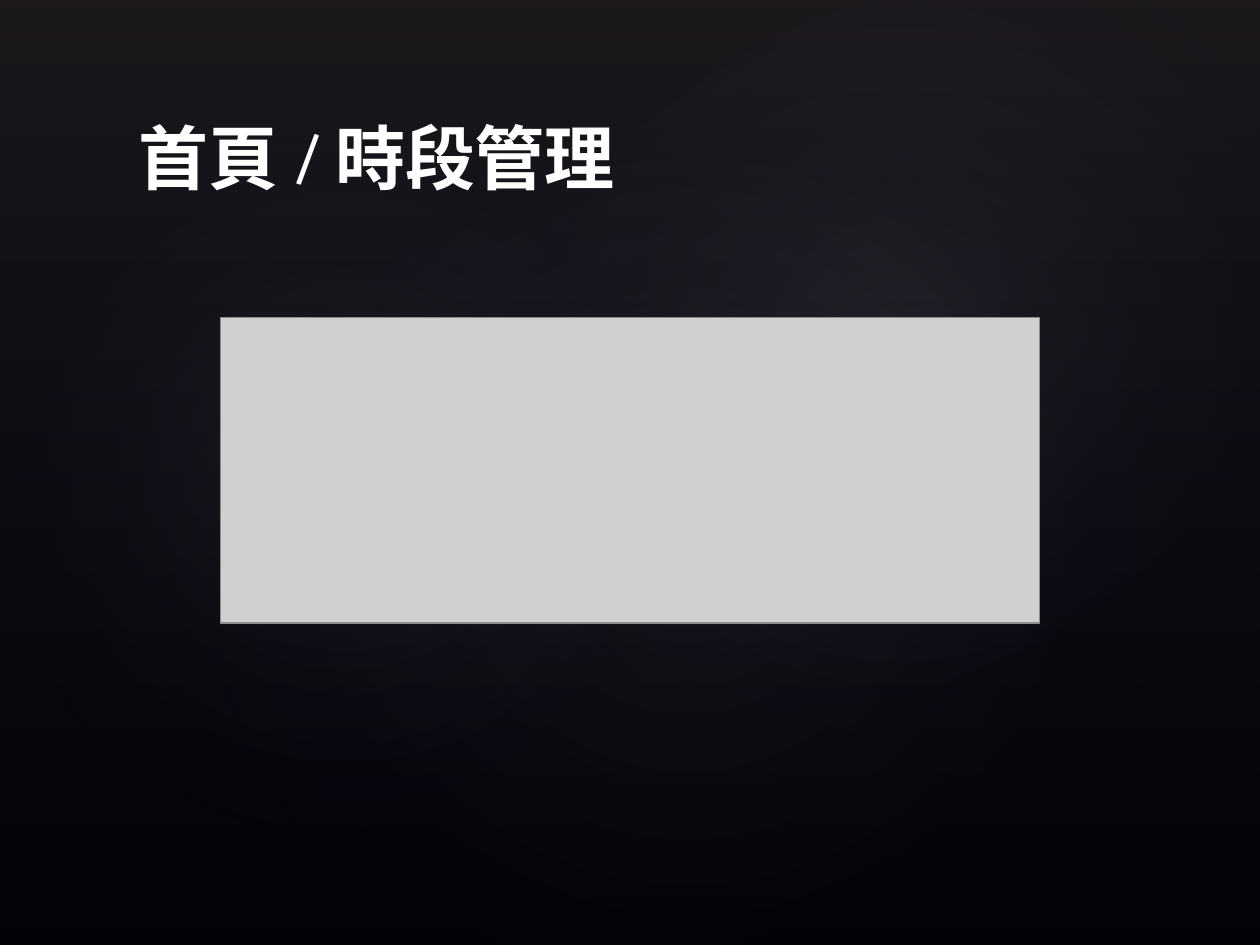
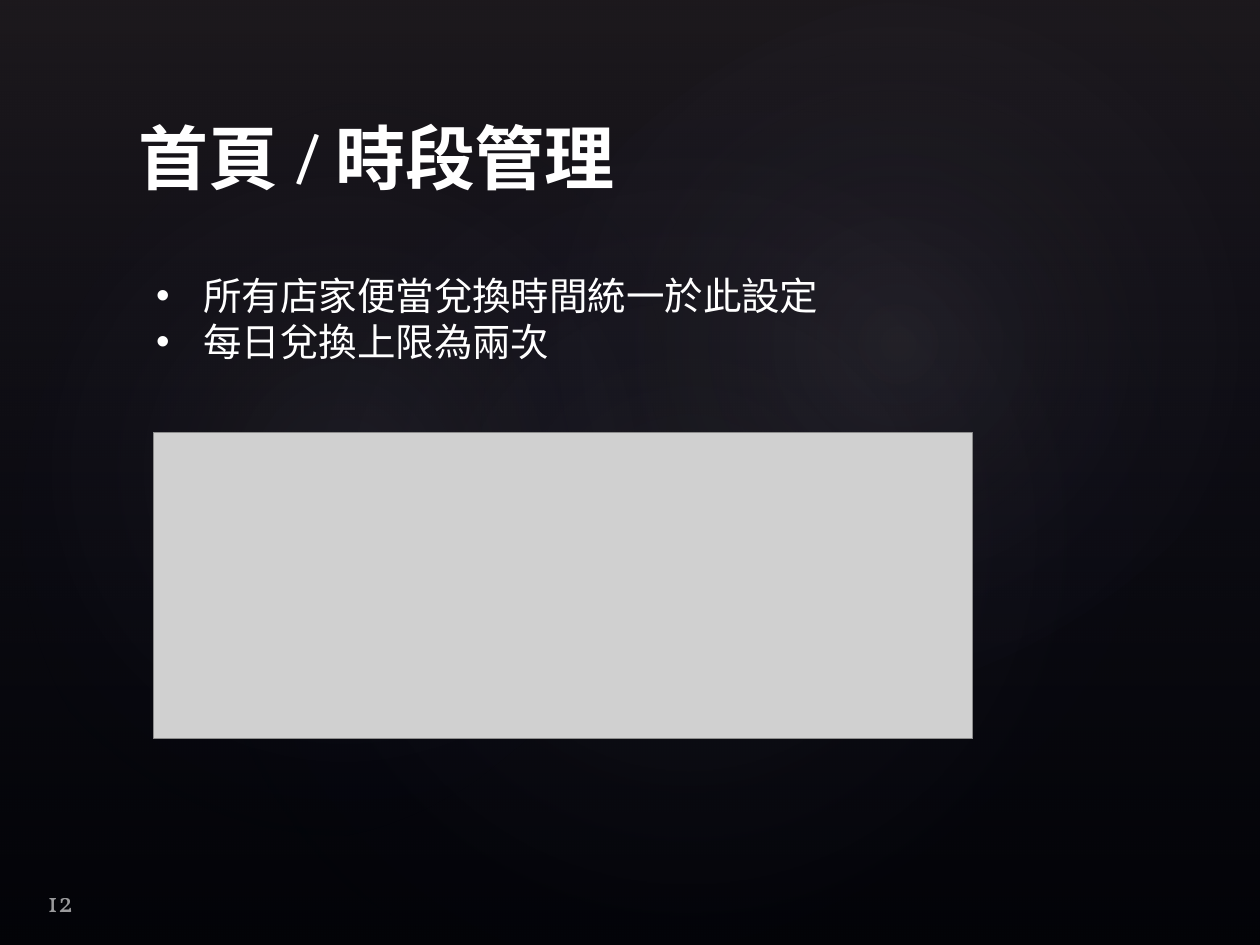
Before and after one commit to explooosion/iShareLoveMeal, a slide deck: slide 12 of doc/愛心便當收銀系統.pptx. Drawn at 1260x945 pixels with LibreOffice and Linux fonts; fonts in the diff are those of the drawing; grey boxes stand for pictures; background and template pictures are left out. Boxes give left, top, right and bottom in pixels: in the first picture for what was removed or moved away, otherwise in the second. Text is boxed around its words. In the diff, an @@ line names an element or a change of style, - is before the commit and + after.

```diff
--- a/doc/愛心便當收銀系統.pptx
+++ b/doc/愛心便當收銀系統.pptx
@@ text added at (203, 277, 818, 360), 22 pt, text #FFFFFF @@
+• 所有店家便當兌換時間統一於此設定
+• 每日兌換上限為兩次
@@ picture: place and size @@
-picture at (220, 318, 1040, 624)
+picture at (154, 433, 973, 740)
@@ page number added at (47, 898, 73, 912), 16 pt, text #FFFFFF at 60% opacity @@
+12
```
Also in this commit, not shown: 12 other slides changed.
